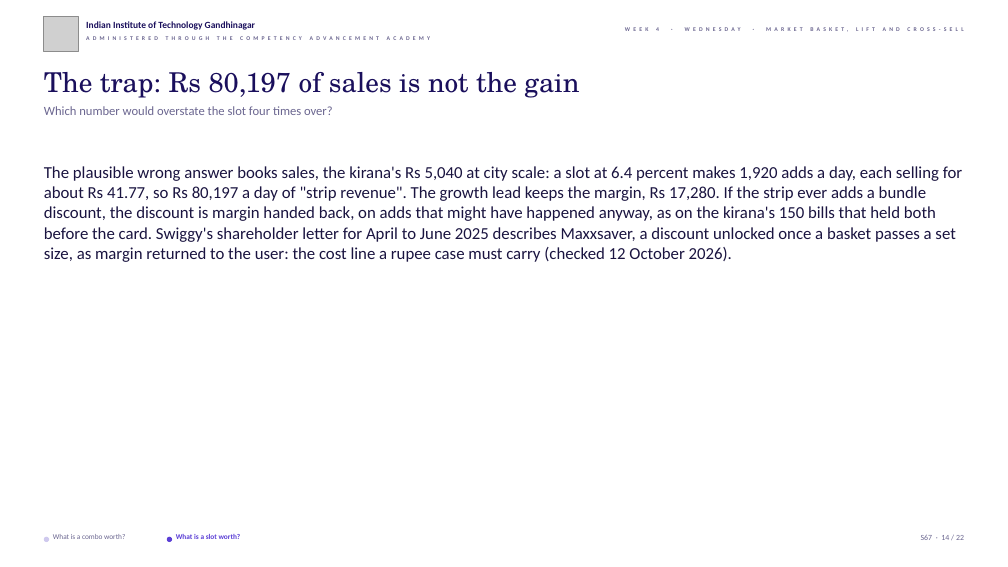
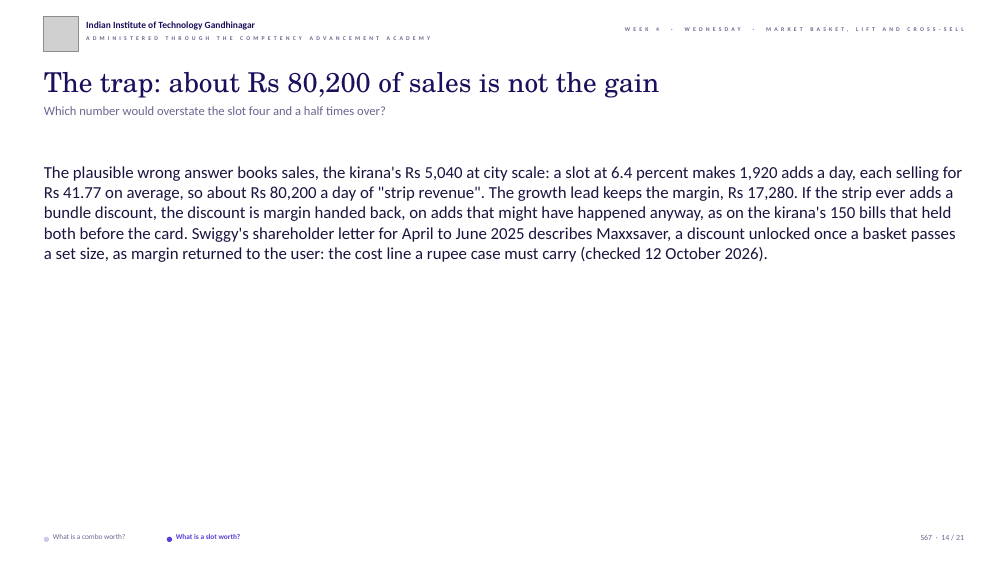
Before and after one commit to fde-academy-lab/c2-content-factory, a slide deck: slide 14 of content/W04/D3/slides/C2_W04_D03_half2_STUDENT.pptx. Drawn at 1008x567 pixels with LibreOffice and Linux fonts; fonts in the diff are those of the drawing; grey boxes stand for pictures; background and template pictures are left out. Boxes give left, top, right and bottom in pixels: in the first picture for what was removed or moved away, otherwise in the second. Text is boxed around its words. In the diff, an @@ line names an element or a change of style, - is before the commit and + after.

```diff
--- a/content/W04/D3/slides/C2_W04_D03_half2_STUDENT.pptx
+++ b/content/W04/D3/slides/C2_W04_D03_half2_STUDENT.pptx
@@ text at [44,72,659,98]: text changed @@
-The trap: Rs 80,197 of sales is not the gain
+The trap: about Rs 80,200 of sales is not the gain
@@ text at [44,106,386,115]: text changed @@
-Which number would overstate the slot four times over?
+Which number would overstate the slot four and a half times over?
@@ text at [44,166,962,262]: text changed @@
-The plausible wrong answer books sales, the kirana's Rs 5,040 at city scale: a slot at 6.4 percent makes 1,920 adds a day, each selling for about Rs 41.77, so Rs 80,197 a day of "strip revenue". The growth lead keeps the margin, Rs 17,280. If the strip ever adds a bundle discount, the discount is margin handed back, on adds that might have happened anyway, as on the kirana's 150 bills that held both before the card. Swiggy's shareholder letter for April to June 2025 describes Maxxsaver, a discount unlocked once a basket passes a set size, as margin returned to the user: the cost line a rupee case must carry (checked 12 October 2026).
+The plausible wrong answer books sales, the kirana's Rs 5,040 at city scale: a slot at 6.4 percent makes 1,920 adds a day, each selling for Rs 41.77 on average, so about Rs 80,200 a day of "strip revenue". The growth lead keeps the margin, Rs 17,280. If the strip ever adds a bundle discount, the discount is margin handed back, on adds that might have happened anyway, as on the kirana's 150 bills that held both before the card. Swiggy's shareholder letter for April to June 2025 describes Maxxsaver, a discount unlocked once a basket passes a set size, as margin returned to the user: the cost line a rupee case must carry (checked 12 October 2026).
```
Also in this commit, not shown: 20 other slides changed, 1 slide removed, 3 other files.
